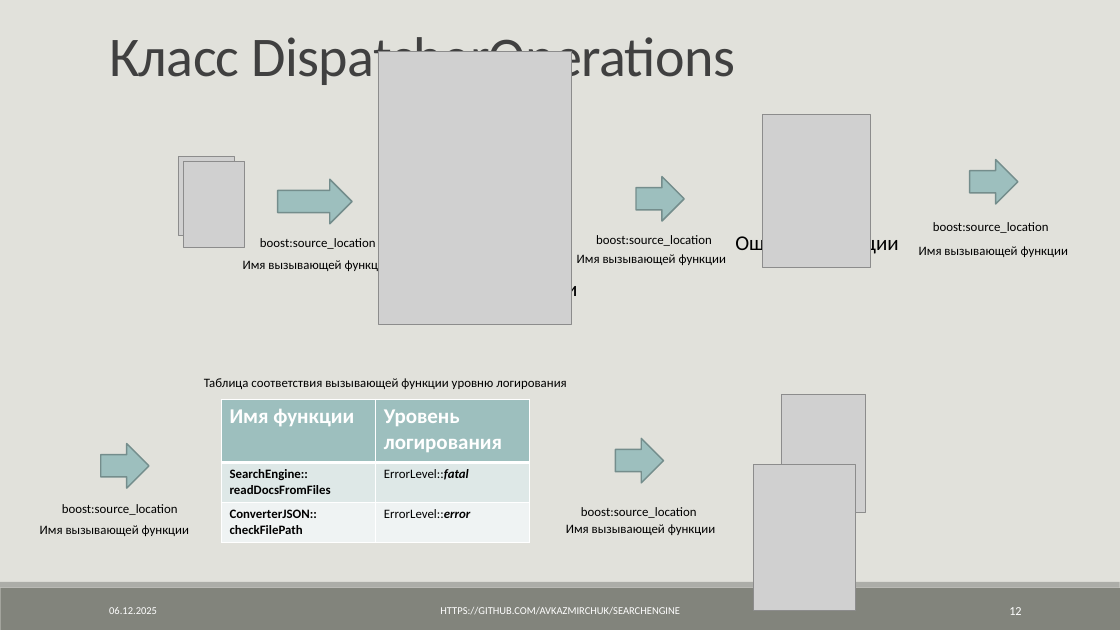
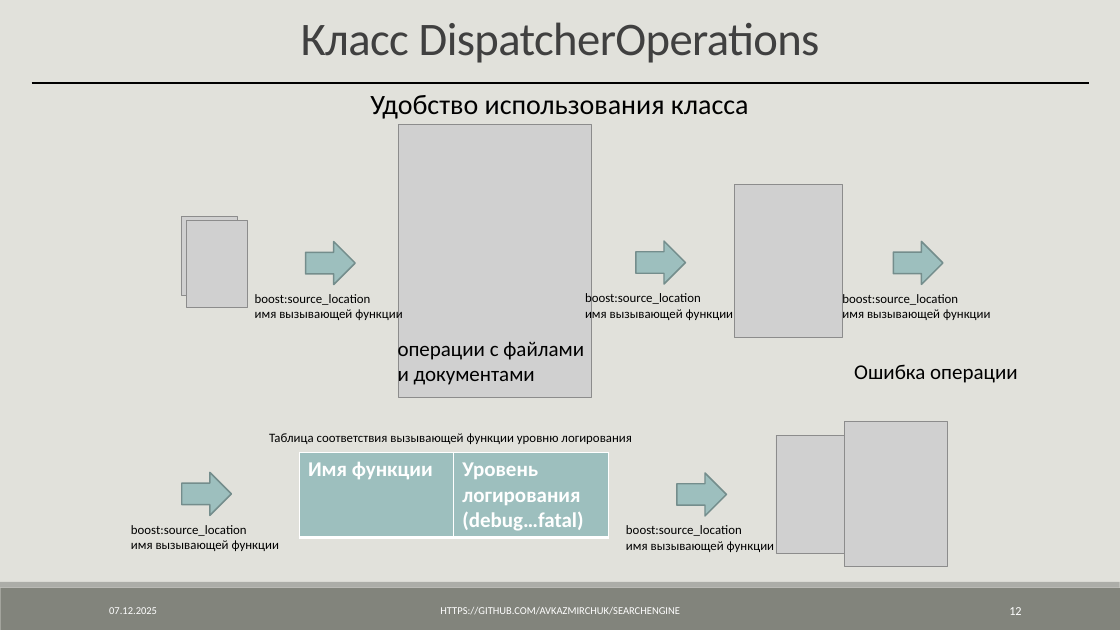
Before and after one commit to AVKazmirchuk/SearchEngine, a slide deck: slide 12 of presentation/защита.pptx. Drawn at 1120x630 pixels with LibreOffice and Linux fonts; fonts in the diff are those of the drawing; grey boxes stand for pictures. Boxes give left, top, right and bottom in pixels: in the first picture for what was removed or moved away, otherwise in the second. Text is boxed around its words. In the diff, an @@ line names an element or a change of style, - is before the commit and + after.

```diff
--- a/presentation/защита.pptx
+++ b/presentation/защита.pptx
@@ text "Класс DispatcherOperations": place and size @@
-text "Класс DispatcherOperations" at <box>109,37,735,89</box>
+text "Класс DispatcherOperations" at <box>301,22,820,63</box>
@@ text "Класс DispatcherOperations" at <box>301,22,820,63</box>: size 48 to 40 pt; vertical alignment top to middle @@
@@ line added from (32, 83) to (1090, 83), #000000 2 pt @@
@@ text added at <box>370,95,749,119</box>, 24 pt, text #000000 @@
+Удобство использования класса
@@ picture: place and size @@
-picture at <box>379,51,572,324</box>
+picture at <box>399,124,592,397</box>
@@ picture: place and size @@
-picture at <box>763,114,871,267</box>
+picture at <box>734,185,843,338</box>
@@ picture: place and size @@
-picture at <box>179,156,235,235</box>
+picture at <box>181,216,238,295</box>
@@ picture: place and size @@
-picture at <box>183,161,245,248</box>
+picture at <box>187,221,248,308</box>
@@ text removed at <box>596,235,712,246</box> @@
-boost:source_location
@@ text removed at <box>933,222,1049,233</box> @@
-boost:source_location
@@ text removed at <box>243,258,392,273</box> @@
-Имя вызывающей функции
@@ right arrow: place and size @@
-right arrow at <box>278,179,353,223</box>
+right arrow at <box>306,242,355,285</box>
@@ right arrow: place and size @@
-right arrow at <box>636,176,684,221</box>
+right arrow at <box>636,241,686,284</box>
@@ right arrow: place and size @@
-right arrow at <box>970,160,1017,204</box>
+right arrow at <box>893,241,943,284</box>
@@ text "boost:source_location": place and size @@
-text "boost:source_location" at <box>260,238,376,249</box>
+text "boost:source_location" at <box>255,294,402,322</box>
@@ text at <box>585,291,733,322</box>: text changed @@
-Имя вызывающей функции
+boost:source_location
+имя вызывающей функции
@@ text at <box>842,292,990,322</box>: text changed @@
-Имя вызывающей функции
+boost:source_location
+имя вызывающей функции
@@ text at <box>255,307,402,322</box>: paragraph added @@
+имя вызывающей функции
@@ text "операции с файлами": place and size @@
-text "операции с файлами" at <box>388,279,578,325</box>
+text "операции с файлами" at <box>398,339,584,388</box>
@@ text at <box>398,339,584,363</box>: text changed @@
-Операции с файлами
+операции с файлами
@@ text "Ошибка операции" rewrapped from <box>735,233,899,257</box> to <box>854,364,1018,383</box> @@
@@ text "Таблица соответствия вызывающей функции уровню ...": place and size @@
-text "Таблица соответствия вызывающей функции уровню ..." at <box>204,378,566,389</box>
+text "Таблица соответствия вызывающей функции уровню ..." at <box>269,433,631,444</box>
@@ picture: place and size @@
-picture at <box>782,394,866,513</box>
+picture at <box>776,435,860,554</box>
@@ picture: place and size @@
-picture at <box>754,465,856,610</box>
+picture at <box>845,422,948,567</box>
@@ right arrow: place and size @@
-right arrow at <box>101,444,149,488</box>
+right arrow at <box>181,472,231,515</box>
@@ table at <box>300,452,609,536</box> @@
-row 1: Имя функции | Уровень логирования
-row 2: SearchEngine:: / readDocsFromFiles | ErrorLevel::fatal
-row 3: ConverterJSON:: / checkFilePath | ErrorLevel::error
+row 1: Имя функции | Уровень логирования (debug…fatal)
@@ table: place and size @@
-table at <box>221,399,530,540</box>
+table at <box>300,452,609,536</box>
@@ right arrow: place and size @@
-right arrow at <box>616,439,664,483</box>
+right arrow at <box>677,473,727,516</box>
@@ text removed at <box>62,504,178,515</box> @@
-boost:source_location
@@ text removed at <box>581,507,697,518</box> @@
-boost:source_location
@@ text at <box>131,525,279,551</box>: text changed @@
-Имя вызывающей функции
+boost:source_location
+имя вызывающей функции
@@ text at <box>626,525,774,552</box>: text changed @@
-Имя вызывающей функции
+boost:source_location
+имя вызывающей функции
@@ text at <box>109,607,157,614</box>: text changed @@
-06.12.2025
+07.12.2025
```
Also in this commit, not shown: 25 other slides changed, 17 other files.
